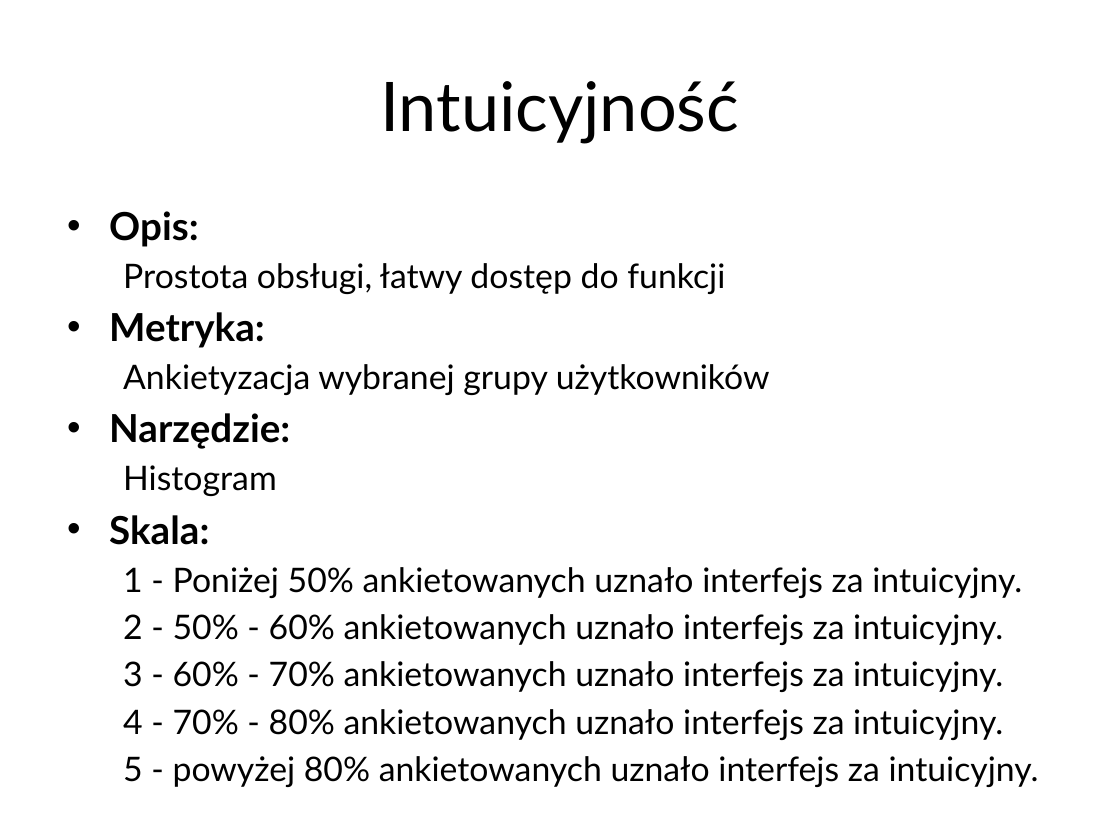
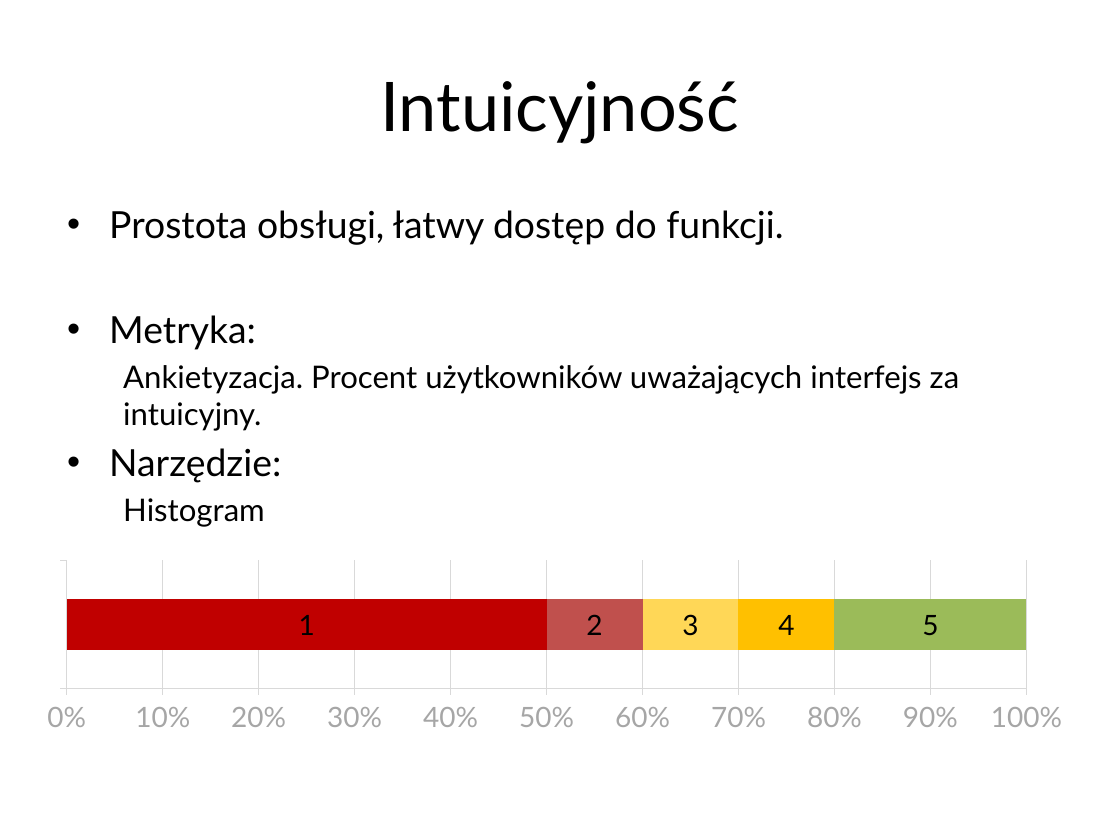
Before and after one commit to student-tomasz/ppit-prowadzenie-concerto, a slide deck: slide 58 of Obrona/Prezentacja.pptx. Drawn at 1120x840 pixels with LibreOffice and Linux fonts; fonts in the diff are those of the drawing; background and template pictures are left out. Boxes give left, top, right and bottom in pixels: in the first picture for what was removed or moved away, otherwise in the second. Text is boxed around its words. In the diff, an @@ line names an element or a change of style, - is before the commit and + after.

```diff
--- a/Obrona/Prezentacja.pptx
+++ b/Obrona/Prezentacja.pptx
@@ text at [109,210,783,245]: text changed; size 21.7 to 24 pt @@
-• Opis:
-  Prostota obsługi, łatwy dostęp do funkcji
+• Prostota obsługi, łatwy dostęp do funkcji.
@@ text at [109,315,281,527]: size 24.8 to 24 pt, bold off in "Metryka:", "Narzędzie:"; size 21.7 to 20 pt in "Histogram" @@
@@ text at [123,365,960,431]: text changed; size 21.7 to 20 pt @@
-  Ankietyzacja wybranej grupy użytkowników
+  Ankietyzacja. Procent użytkowników uważających interfejs za intuicyjny.
@@ bar stacked chart added at [31,508,1072,794] @@
+categories: 1
+1: 0.5
+2: 0.1
+3: 0.1
+4: 0.1
+5: 0.2
@@ text at [109,515,1039,787]: paragraphs removed @@
-• Skala:
-  1 - Poniżej 50% ankietowanych uznało interfejs za intuicyjny.
-  2 - 50% - 60% ankietowanych uznało interfejs za intuicyjny.
-  3 - 60% - 70% ankietowanych uznało interfejs za intuicyjny.
-  4 - 70% - 80% ankietowanych uznało interfejs za intuicyjny.
-  5 - powyżej 80% ankietowanych uznało interfejs za intuicyjny.
```
Also in this commit, not shown: 6 other slides changed.
